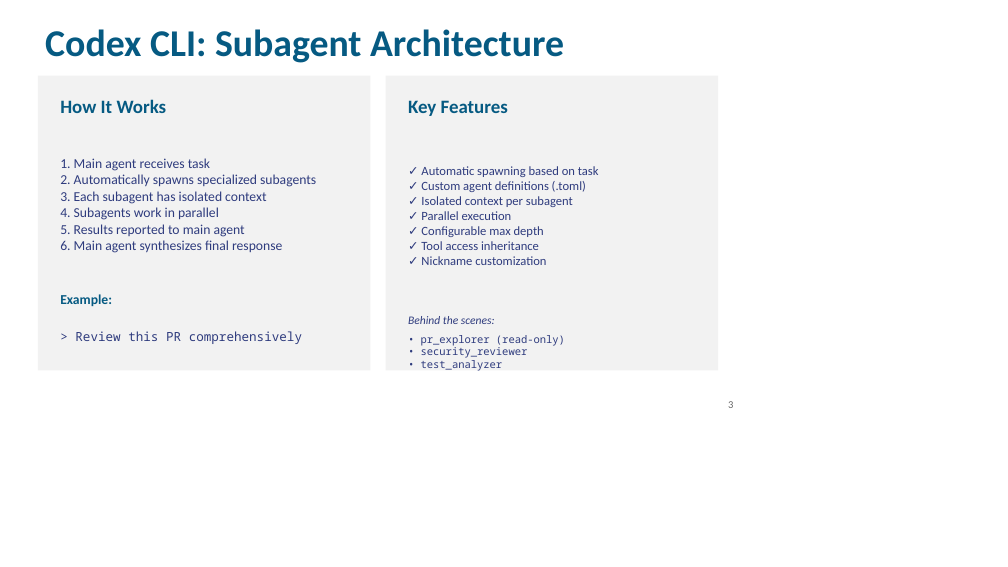
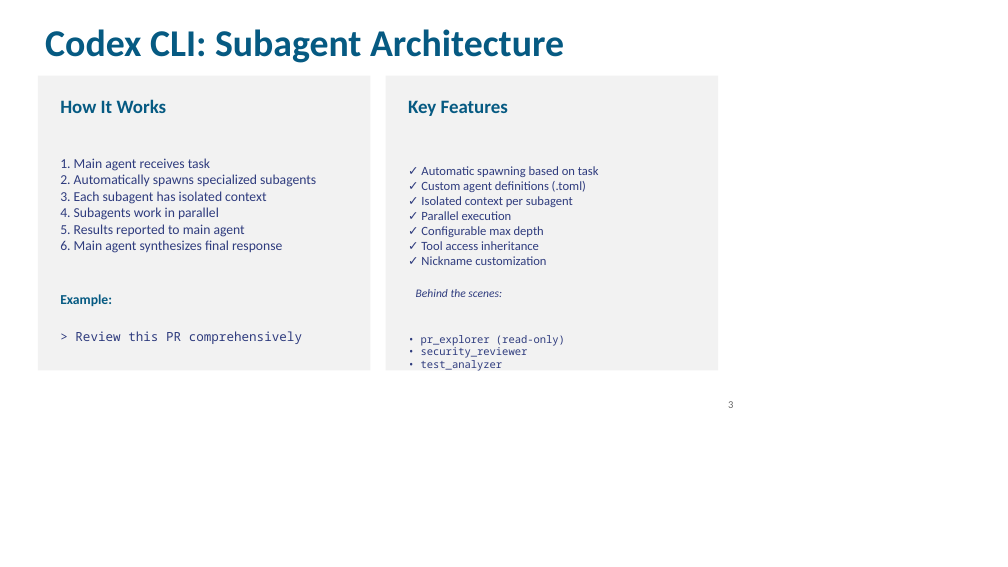
Before and after one commit to majidraza1228/mcp-postgres, a slide deck: slide 3 of docs/codex-copilot-multiagent.pptx. Drawn at 1008x567 pixels with LibreOffice and Linux fonts; fonts in the diff are those of the drawing. Boxes give left, top, right and bottom in pixels: in the first picture for what was removed or moved away, otherwise in the second. Text is boxed around its words. In the diff, an @@ line names an element or a change of style, - is before the commit and + after.

```diff
--- a/docs/codex-copilot-multiagent.pptx
+++ b/docs/codex-copilot-multiagent.pptx
@@ text "Behind the scenes:" moved from (x1=408, y1=316, x2=495, y2=324) to (x1=416, y1=289, x2=502, y2=297) @@
```
Also in this commit, not shown: 5 other slides changed, 3 other files.
